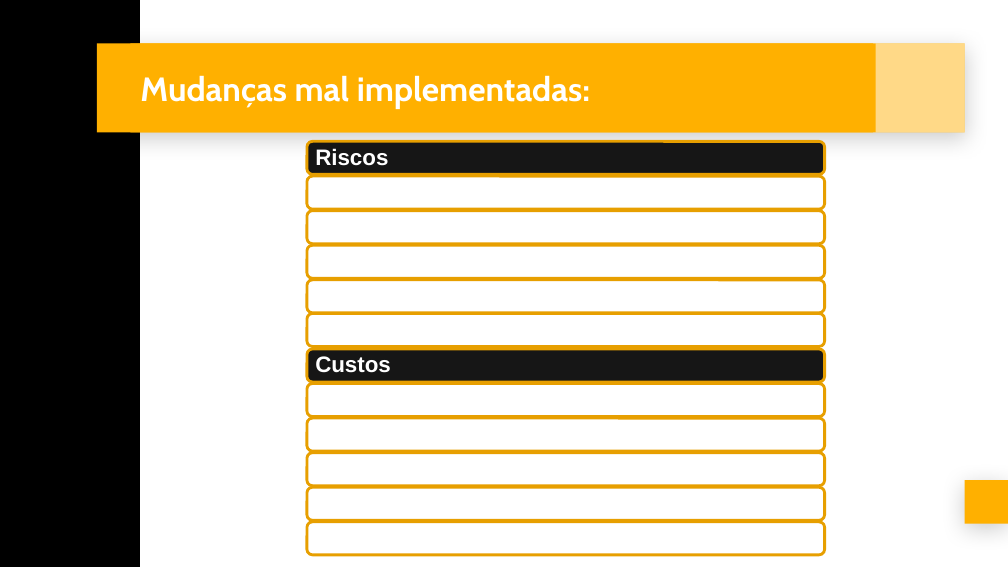
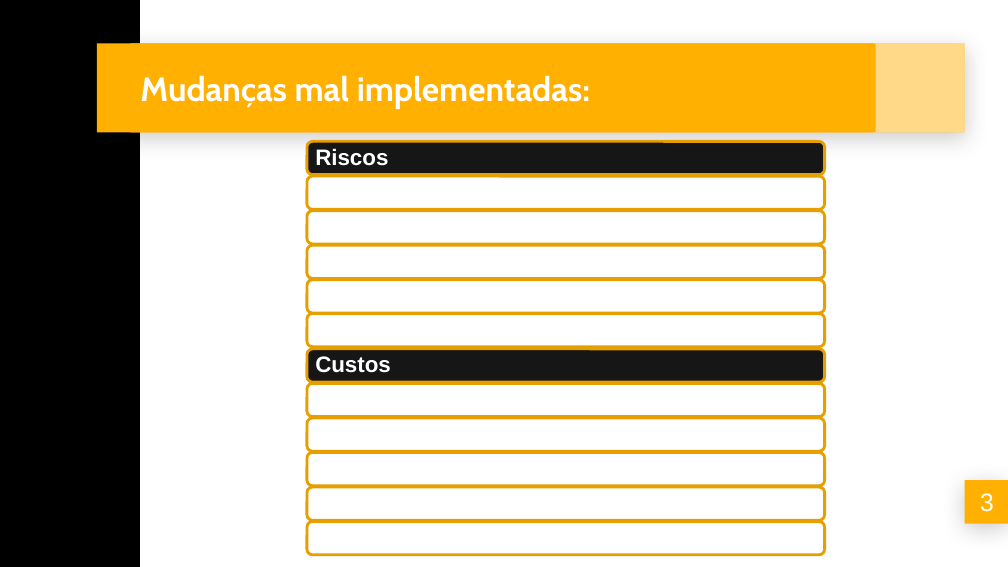
Before and after one commit to llmel/projeto2, a slide deck: slide 3 of documentacao/Slide/Slides Banca TCM.pptx. Drawn at 1008x567 pixels with LibreOffice and Linux fonts; fonts in the diff are those of the drawing. Boxes give left, top, right and bottom in pixels: in the first picture for what was removed or moved away, otherwise in the second. Text is boxed around its words. In the diff, an @@ line names an element or a change of style, - is before the commit and + after.

```diff
--- a/documentacao/Slide/Slides Banca TCM.pptx
+++ b/documentacao/Slide/Slides Banca TCM.pptx
@@ text added at (980,493,994,512), 18 pt, text #FFFFFF @@
+3
```
Also in this commit, not shown: 11 other slides changed, 4 slides added, 4 slides removed.
